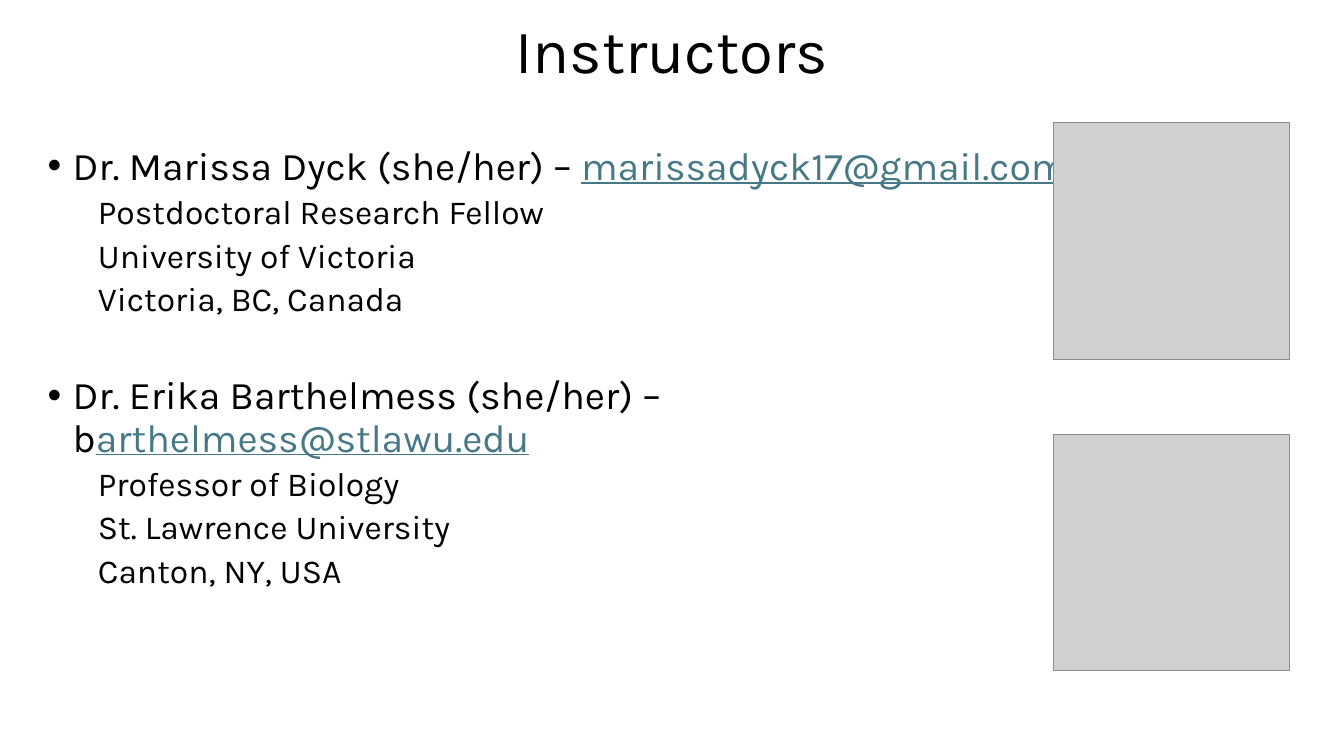
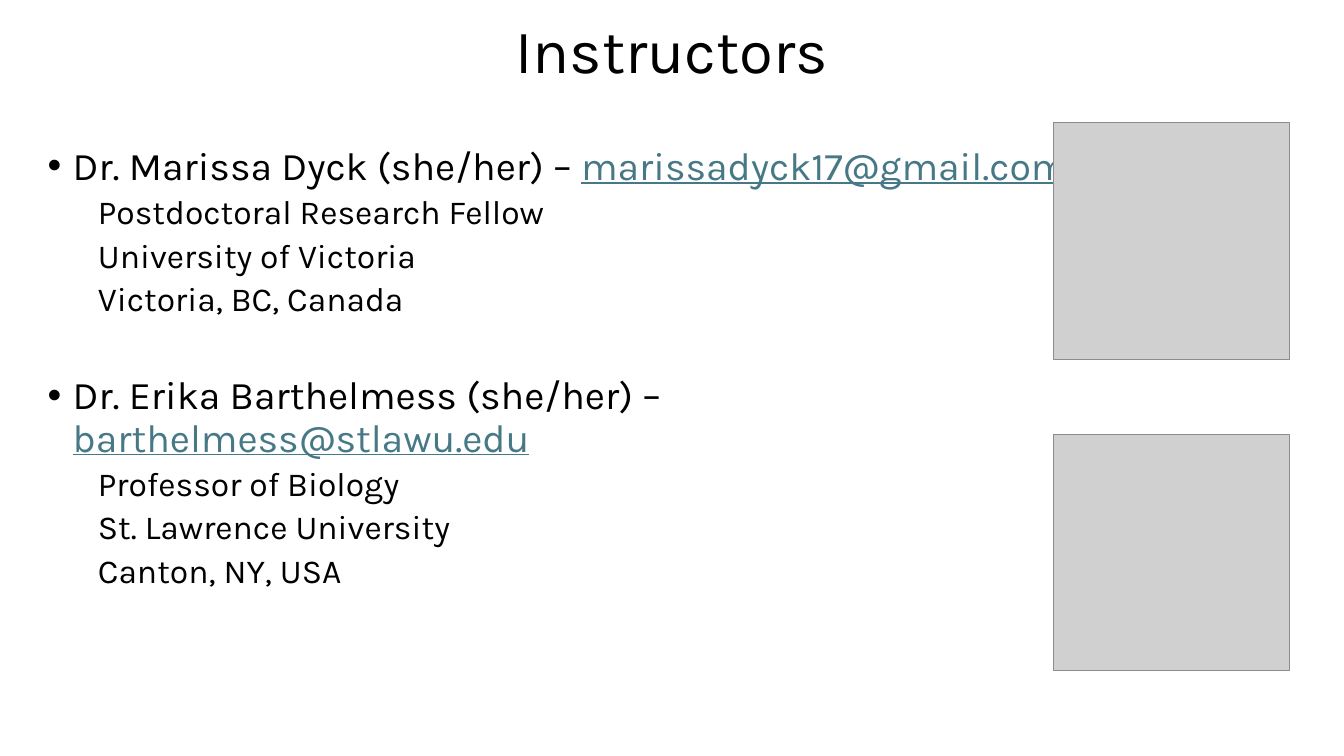
Before and after one commit to marissadyck/reproducible-research-R-ASM, a slide deck: slide 2 of docs/Reproducible research in R.pptx. Drawn at 1344x756 pixels with LibreOffice and Linux fonts; fonts in the diff are those of the drawing; grey boxes stand for pictures. Boxes give left, top, right and bottom in pixels: in the first picture for what was removed or moved away, otherwise in the second. Text is boxed around its words. In the diff, an @@ line names an element or a change of style, - is before the commit and + after.

```diff
--- a/docs/Reproducible research in R.pptx
+++ b/docs/Reproducible research in R.pptx
@@ text at (73, 380, 633, 459): text colour #000000 to #467886, underline on in "barthelmess@stlawu.edu" @@
```
Also in this commit, not shown: 5 other slides changed, 1 slide added, 7 other files.
